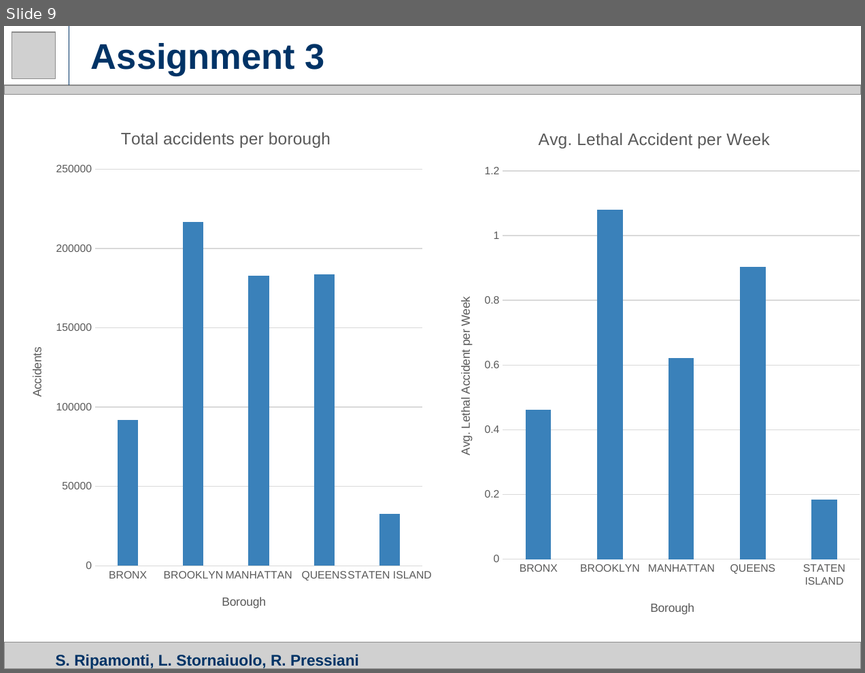
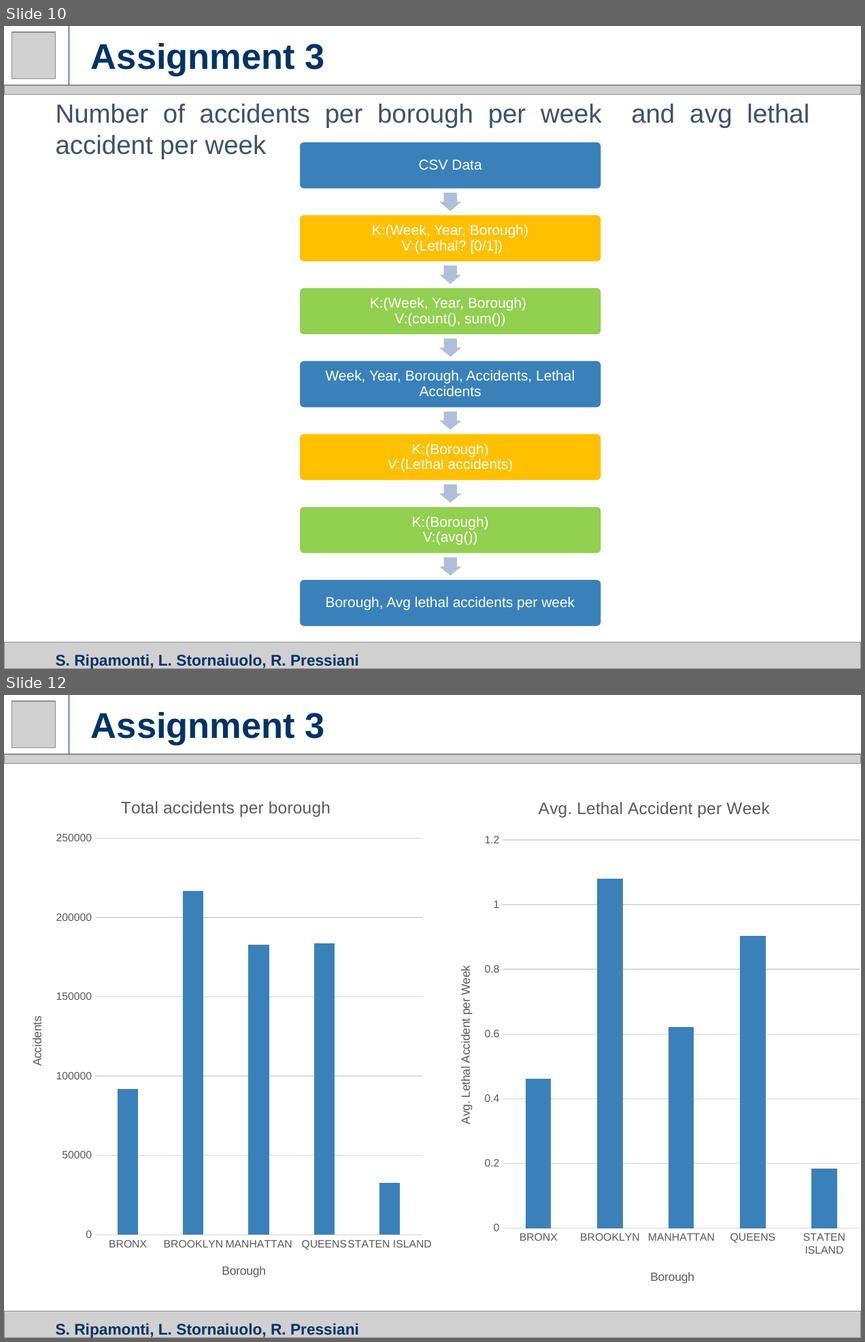
Before and after one commit to ripa1993/mw_hadoop, a slide deck: slides/hadoop.pptx. Shown one above the other, each under a label of ours: slide 9 before the commit, slides 10 and 12 after it; the slides between them are not shown. The pictures are 865x673 and 865x1342 pixels, drawn with LibreOffice and Linux fonts; fonts in the diff are those of the drawing; grey boxes stand for pictures. Boxes give left, top, right and bottom in pixels: in the first picture for what was removed or moved away, otherwise in the second. Text is boxed around its words. In the diff, an @@ line names an element or a change of style, - is before the commit and + after.

```diff
--- a/slides/hadoop.pptx
+++ b/slides/hadoop.pptx
@@ slide 10 added at <box>4,26,861,669</box>, background #FFFFFF @@
@@ picture added at <box>11,32,56,79</box> @@
@@ line added from (69, 85) to (69, 26), #003366 0.75 pt @@
@@ title added at <box>91,43,325,76</box>, 30 pt, text #003366, bold @@
+Assignment 3
@@ picture added at <box>4,85,861,95</box> @@
@@ text added at <box>56,104,809,128</box>, 22 pt, text #3A536D @@
+Number of accidents per borough per week and avg lethal accident per week
@@ group added at <box>298,141,602,628</box>: 7 rounded rectangles, 7 texts, 6 right arrows @@
+CSV Data
+K:(Week, Year, Borough)
+V:(Lethal? [0/1])
+K:(Week, Year, Borough)
+V:(count(), sum())
+Week, Year, Borough, Accidents, Lethal Accidents
+K:(Borough)
+V:(Lethal accidents)
+K:(Borough)
+V:(avg())
+Borough, Avg lethal accidents per week
@@ picture added at <box>4,642,861,669</box> @@
@@ title added at <box>56,654,359,669</box>, 13 pt, text #003366, bold @@
+S. Ripamonti, L. Stornaiuolo, R. Pressiani
@@ what was slide 9 is now slide 12 @@
```
Also in this commit, not shown: 3 slides changed, 2 other slides added, 1 other file.
